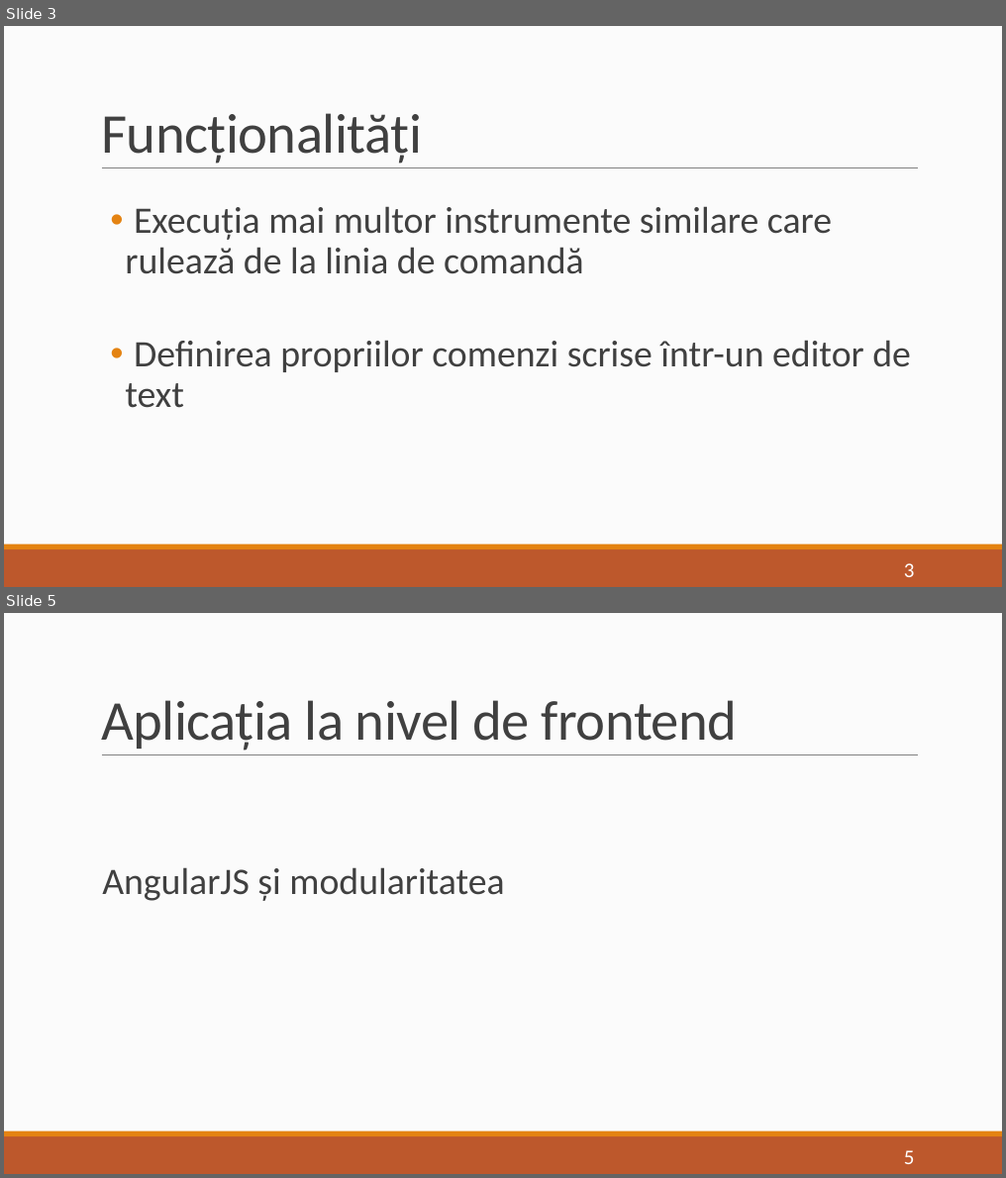
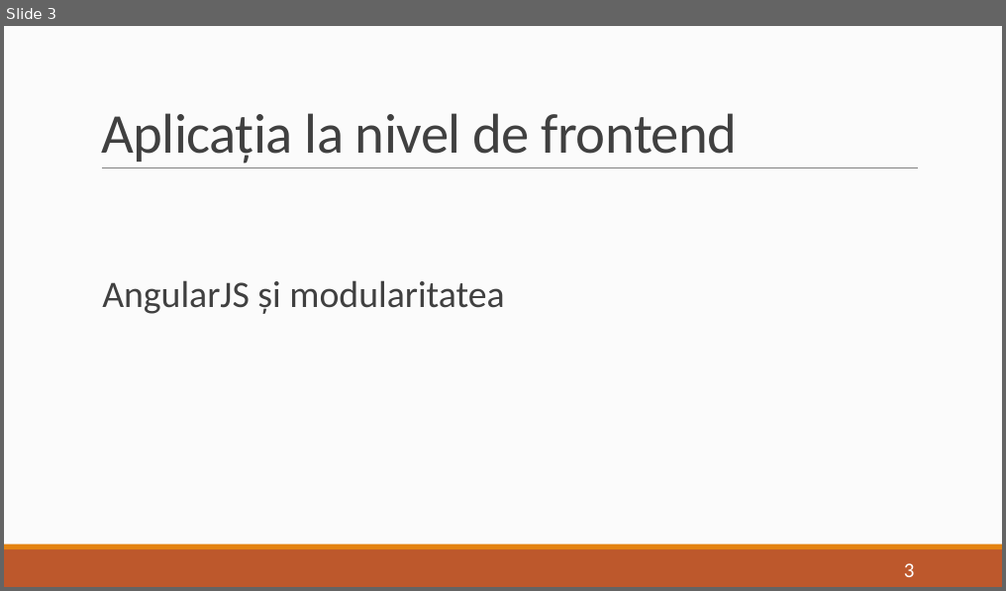
Before and after one commit to oana-a/Licenta2017, a slide deck: Licenta2017AnghelacheOana-Iuliana/Prezentare.pptx. Shown one above the other, each under a label of ours: slides 3 and 5 before the commit, slide 3 after it; the slides between them are not shown. The pictures are 1006x1178 and 1006x591 pixels, drawn with LibreOffice and Linux fonts; fonts in the diff are those of the drawing. Boxes give left, top, right and bottom in pixels: in the first picture for what was removed or moved away, otherwise in the second. Text is boxed around its words. In the diff, an @@ line names an element or a change of style, - is before the commit and + after.

```diff
--- a/Licenta2017AnghelacheOana-Iuliana/Prezentare.pptx
+++ b/Licenta2017AnghelacheOana-Iuliana/Prezentare.pptx
@@ slide 3 removed at [4, 26, 1002, 587], background #FCFCFC; not listed: 3 template elements that a slide beside it also shows @@
@@ title removed at [101, 113, 422, 164] @@
-Funcționalități
@@ text removed at [125, 206, 911, 408] @@
-  • Execuția mai multor instrumente similare care rulează de la linia de comandă
-  • Definirea propriilor comenzi scrise într-un editor de text
@@ page number removed at [904, 564, 915, 577] @@
-3
@@ what was slide 5 is now slide 3 @@
@@ page number at [904, 564, 915, 577]: text changed @@
-5
+3
```
Also in this commit, not shown: 1 slide changed, 1 slide added, 2 other slides removed.
